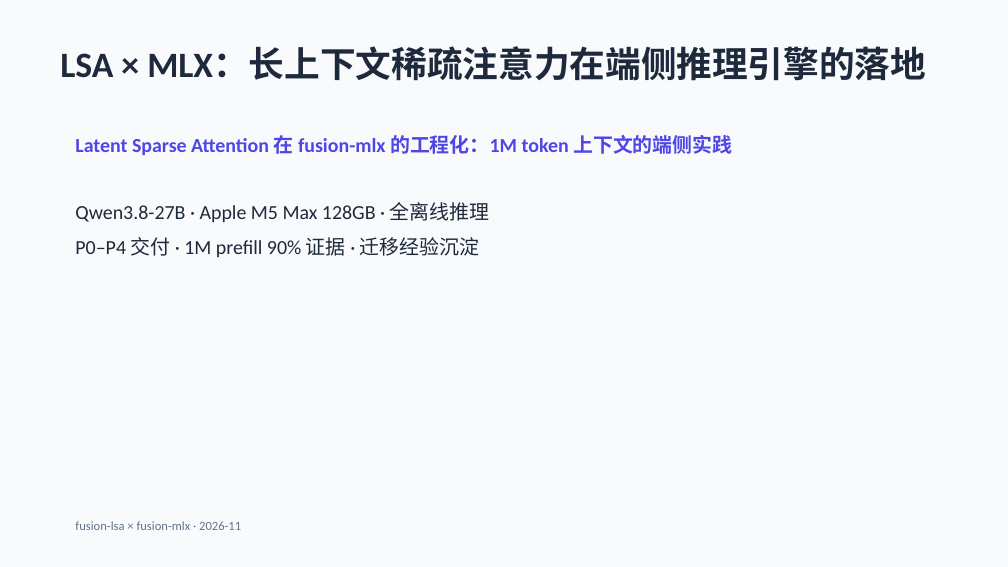
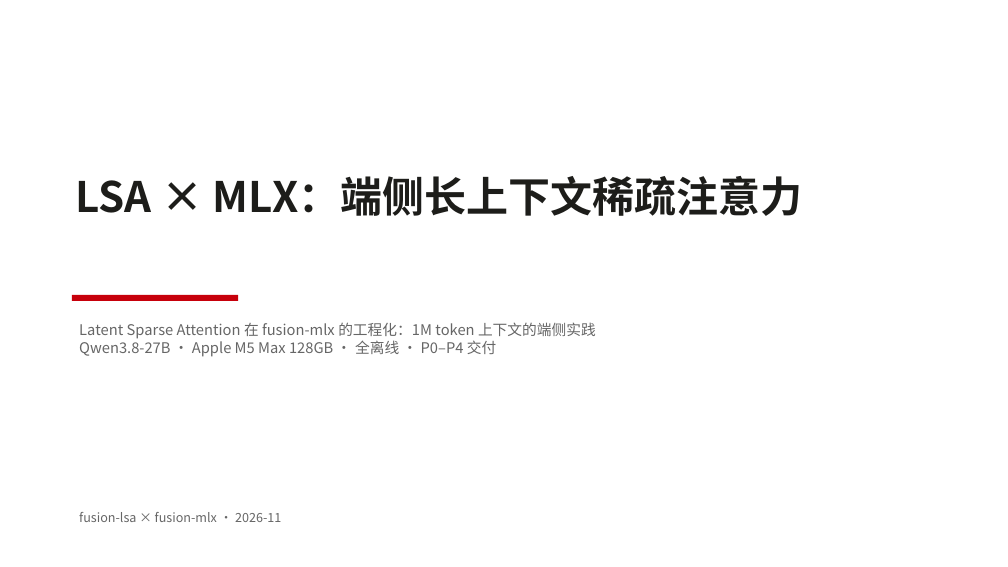
Before and after one commit to dahai80/fusion-lsa, a slide deck: slide 1 of docs/latent-spars-attention-mlx.pptx. Drawn at 1008x567 pixels with LibreOffice and Linux fonts; fonts in the diff are those of the drawing. Boxes give left, top, right and bottom in pixels: in the first picture for what was removed or moved away, otherwise in the second. Text is boxed around its words. In the diff, an @@ line names an element or a change of style, - is before the commit and + after.

```diff
--- a/docs/latent-spars-attention-mlx.pptx
+++ b/docs/latent-spars-attention-mlx.pptx
@@ rectangle removed at (0,0,1008,567) @@
@@ text at (75,176,803,216): text changed; size 34 to 40 pt; font Calibri to Noto Sans CJK SC; text colour #1E293B to #1D1D1A @@
-LSA × MLX：长上下文稀疏注意力在端侧推理引擎的落地
+LSA × MLX：端侧长上下文稀疏注意力
@@ rectangle added at (72,295,238,301), fill #C7000B @@
@@ text "Latent Sparse Attention 在 fusion-mlx ...": place and size @@
-text "Latent Sparse Attention 在 fusion-mlx ..." at (75,135,732,257)
+text "Latent Sparse Attention 在 fusion-mlx ..." at (79,322,596,357)
@@ text at (79,322,596,339): size 19 to 14 pt, font Calibri to Noto Sans CJK SC, text colour #4F46E5 to #666666, bold off in "Latent Sparse Attention 在 fusion-mlx 的工程化：1M token ..."; less space between paragraphs @@
@@ text at (79,340,496,357): text changed; size 19 to 14 pt; font Calibri to Noto Sans CJK SC; text colour #1E293B to #666666 @@
-Qwen3.8-27B · Apple M5 Max 128GB · 全离线推理
-P0–P4 交付 · 1M prefill 90% 证据 · 迁移经验沉淀
+Qwen3.8-27B · Apple M5 Max 128GB · 全离线 · P0–P4 交付
@@ text "fusion-lsa × fusion-mlx · 2026-11": place and size @@
-text "fusion-lsa × fusion-mlx · 2026-11" at (75,521,241,530)
+text "fusion-lsa × fusion-mlx · 2026-11" at (79,512,281,522)
@@ text "fusion-lsa × fusion-mlx · 2026-11" at (79,512,281,522): font Calibri to Noto Sans CJK SC, text colour #64748B to #666666 @@
```
Also in this commit, not shown: 5 other slides changed, 11 slides added, 3 slides removed.
